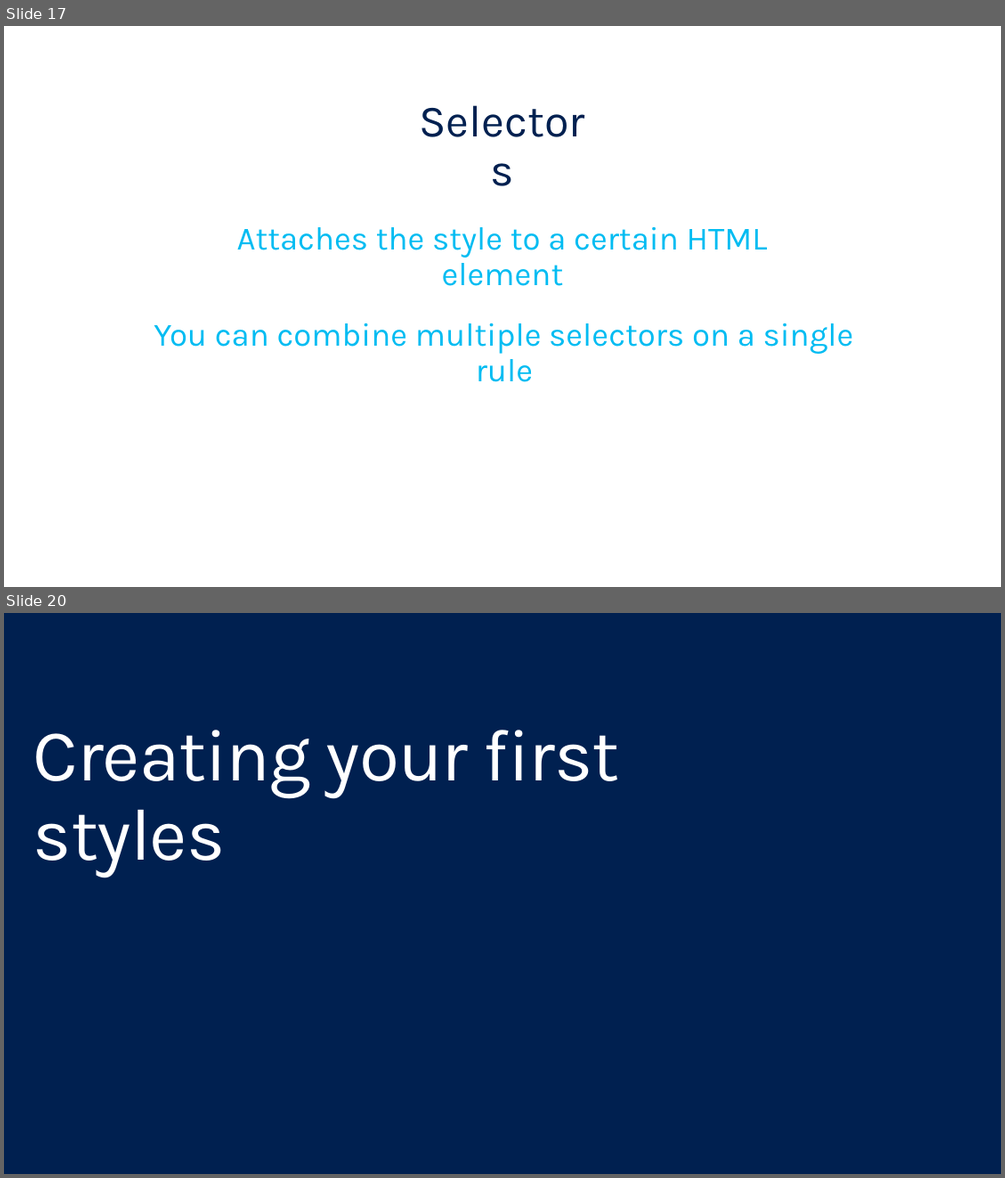
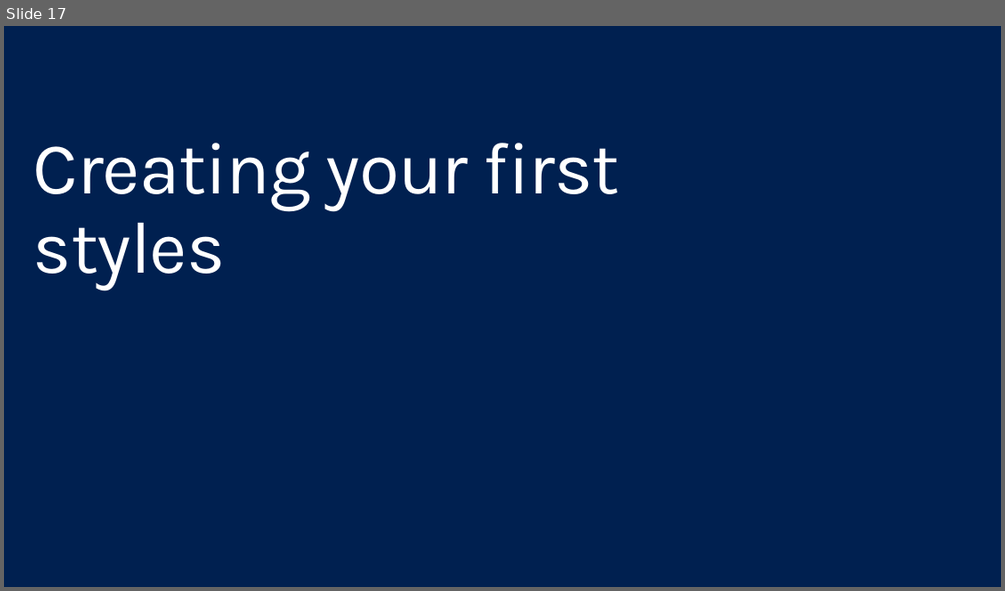
Before and after one commit to yashodha96/html-css-beginners, a slide deck: Slides/2 - Creating your first page.pptx. Shown one above the other, each under a label of ours: slides 17 and 20 before the commit, slide 17 after it; the slides between them are not shown. The pictures are 1005x1178 and 1005x591 pixels, drawn with LibreOffice and Linux fonts; fonts in the diff are those of the drawing. Boxes give left, top, right and bottom in pixels: in the first picture for what was removed or moved away, otherwise in the second. Text is boxed around its words. In the diff, an @@ line names an element or a change of style, - is before the commit and + after.

```diff
--- a/Slides/2 - Creating your first page.pptx
+++ b/Slides/2 - Creating your first page.pptx
@@ slide 17 removed at (x1=4, y1=26, x2=1001, y2=587), background #FFFFFF @@
@@ text removed at (x1=397, y1=87, x2=607, y2=160) @@
-Selectors
@@ text removed at (x1=237, y1=227, x2=768, y2=286) @@
-Attaches the style to a certain HTML element
@@ text removed at (x1=154, y1=323, x2=854, y2=382) @@
-You can combine multiple selectors on a single rule
@@ what was slide 20 is now slide 17 @@
```
Also in this commit, not shown: 2 other slides removed, 10 other files.
